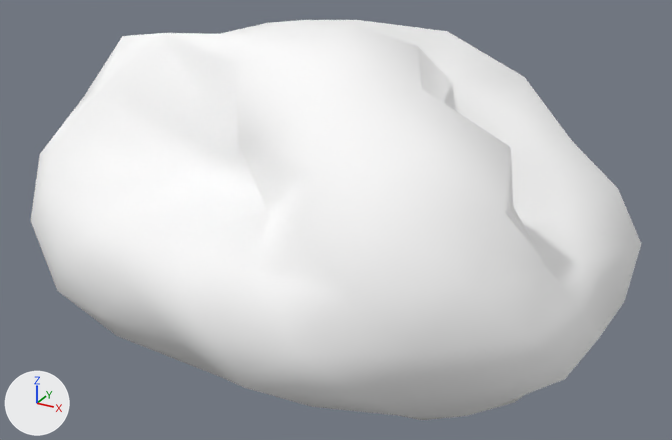
An edit to the glTF model assets/asteroids/asteroid_sml_21.glb, drawn before and after from the same camera.
Both versions are drawn from a camera (50 mm lens) standing at (1.59, -2.93, 1.44) and looking at (-0.02, -0.01, -0.02). Lighting does not change. The marker at lower left points along +X, +Y and +Z. The picture after the commit comes second. Vertices at exactly the same position are counted once.

The first picture shows 'asteroid_sml_21'.
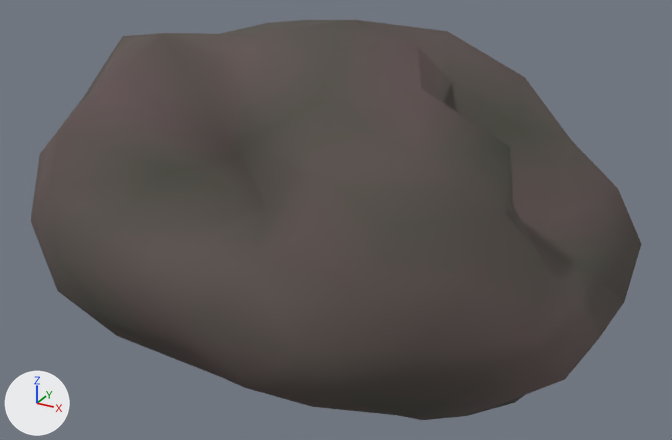
Boxes (x1, y1, x2, y2) around the edits, measured in the pictures (672 x 440 px):
'asteroid_sml_21', recoloured (darker): (31, 20, 641, 420) in both

The change, as a list of edits to the scene's bpy script:
```text
Change mat_rock_asteroid_sml_21:
    where n0 = _N.new('ShaderNodeBsdfPrincipled'); n0.name = 'Principled BSDF'
    remove n0.inputs[0].default_value = (1.0, 1.0, 1.0, 1.0)  # 'Base Color', white #ffffff
    n0.inputs[1].default_value: 0.0476 -> 0.0164  # 'Metallic'
    n0.inputs[2].default_value: 0.912 -> 0.899  # 'Roughness'
    add n2 = _N.new('ShaderNodeVertexColor'); n2.name = 'Color Attribute'
    add _L.new(n2.outputs[0], n0.inputs[0])  # 'Color' to 'Base Color'
Change me_icosphere:
    where me_icosphere.from_pydata(...)  # 162 vertices, 320 faces; spans x -1.21..1.08, y -0.96..0.95, z -0.66..0.76
    used by ob_asteroid_sml_21; location = (0.0, 0.0, 0.0)
    me_icosphere part 1: vertex colours changed
```
